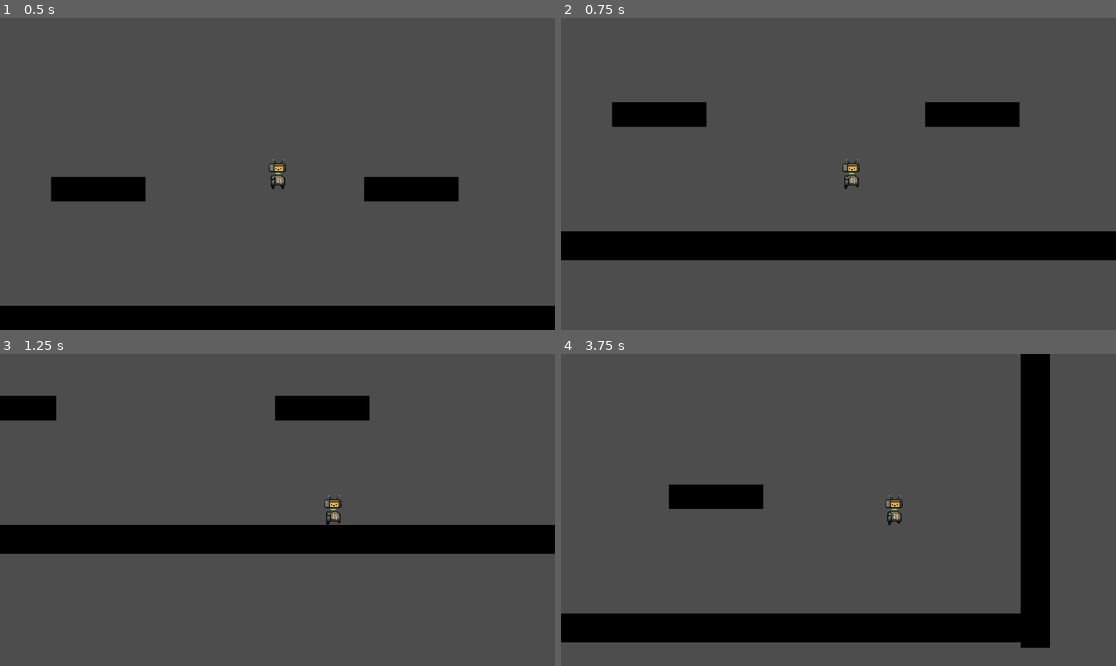
Above: before the commit, frames 1-4 (two rows, left to right).
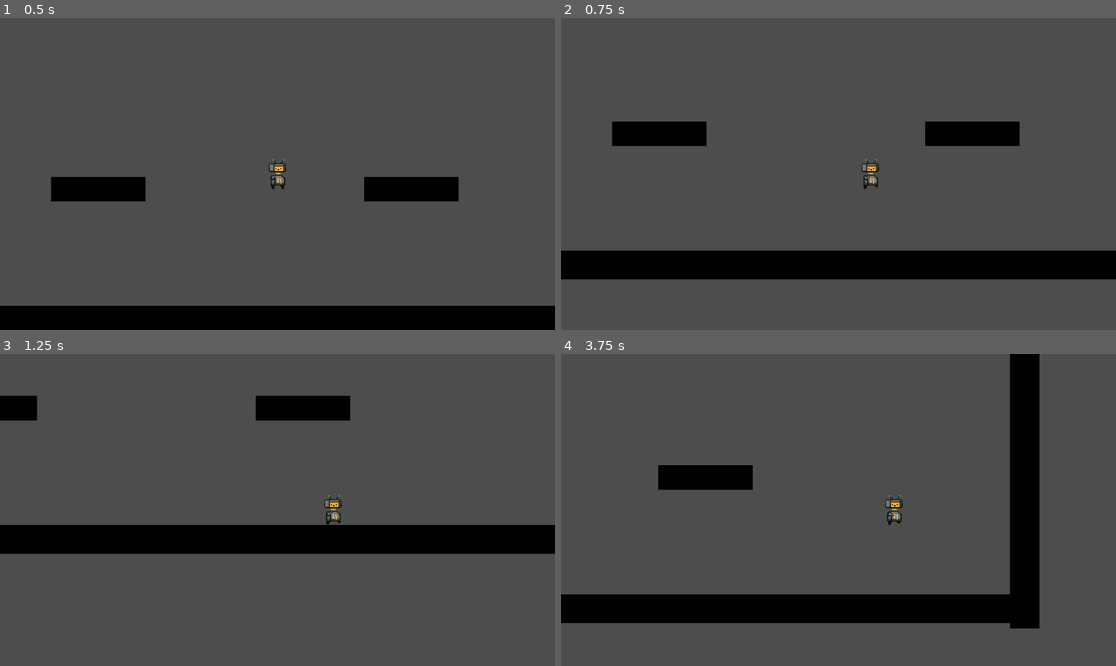
Above: after the commit, the same moments.

Repository: BenjaminWootten/speedjam-4
Game: Godot game, scene res://test_level.tscn
Same seed, same stepped clock (60 frames per second), same inputs: the game is played once before the commit and once after it.
Inputs (mouse positions are in pixels of both pictures, inside the frame that each line leads up to):
- Up to frame 1 (0.5 s): no input
- Up to frame 2 (0.75 s): move the mouse to (960, 158) at 0.52 s; hold D (right) from 0.53 s (still down); click (960, 158) at 0.6 s
- Up to frame 3 (1.25 s): keep holding D (right); tap W (up) at 0.77 s
- Up to frame 4 (3.75 s): move the mouse to (727, 525) at 1.27 s; click (727, 525) at 1.35 s; tap W (up) at 1.52, 3.02 s; move the mouse to (894, 441) at 2.02 s; release D (right) at 2.03 s; hold A (left) 2.03-2.78 s; click (894, 441) at 2.1 s; move the mouse to (810, 572) at 2.77 s; hold D (right) from 2.78 s (still down); click (810, 572) at 2.85 s; move the mouse to (1005, 556) at 3.52 s; click (1005, 556) at 3.6 s

Frame 1 is identical in both runs. In frame 2, 17% of the frame differs, in the area x 0-100%, y 26-84%; in frame 3, 0.8%; in frame 4, 16%.

Commit message:
grapple wip

Diff:
--- a/grapple.tscn
+++ b/grapple.tscn
@@ -1,7 +1,7 @@
 [gd_scene load_steps=3 format=3 uid="uid://clto83m3jbc1q"]
 
 [ext_resource type="Script" path="res://grapple.gd" id="1_xok74"]
-[ext_resource type="Texture2D" uid="uid://cfpq1lnovgk8q" path="res://assets/robot_hand.png" id="2_rf8ke"]
+[ext_resource type="Texture2D" uid="uid://cfpq1lnovgk8q" path="res://assets/robot/robot_hand.png" id="2_858tj"]
 
 [node name="grapple" type="Node2D"]
 script = ExtResource("1_xok74")
@@ -13,4 +13,4 @@
 [node name="Sprite2D" type="Sprite2D" parent="."]
 texture_filter = 1
 rotation = 1.5708
-texture = ExtResource("2_rf8ke")
+texture = ExtResource("2_858tj")
--- a/robot.gd
+++ b/robot.gd
@@ -8,7 +8,7 @@
 const DECELERATION = 50.0
 const JUMP_VELOCITY = -600.0
 const GRAPPLE_ACCELERATION = 40.0
-const GRAPPLE_VELOCITY = 400.0
+const GRAPPLE_VELOCITY = 10.0
 
 var grappling = false
 var grapple_point
@@ -37,7 +37,8 @@
 		grappling = false
 
 	if grappling:
-		var grapple_direction = Vector2(sign(grapple_point.x - self.position.x),  sign(self.position.y - grapple_point.y))
+		self.position.x = move_toward(position.x, grapple_point.x, GRAPPLE_VELOCITY)
+		self.position.y = move_toward(position.y, grapple_point.y, GRAPPLE_VELOCITY)
 
 	# Get the input direction and handle the movement/deceleration.
 	# As good practice, you should replace UI actions with custom gameplay actions.
Not shown: 1 places in test_level.tscn that only renumber resources
